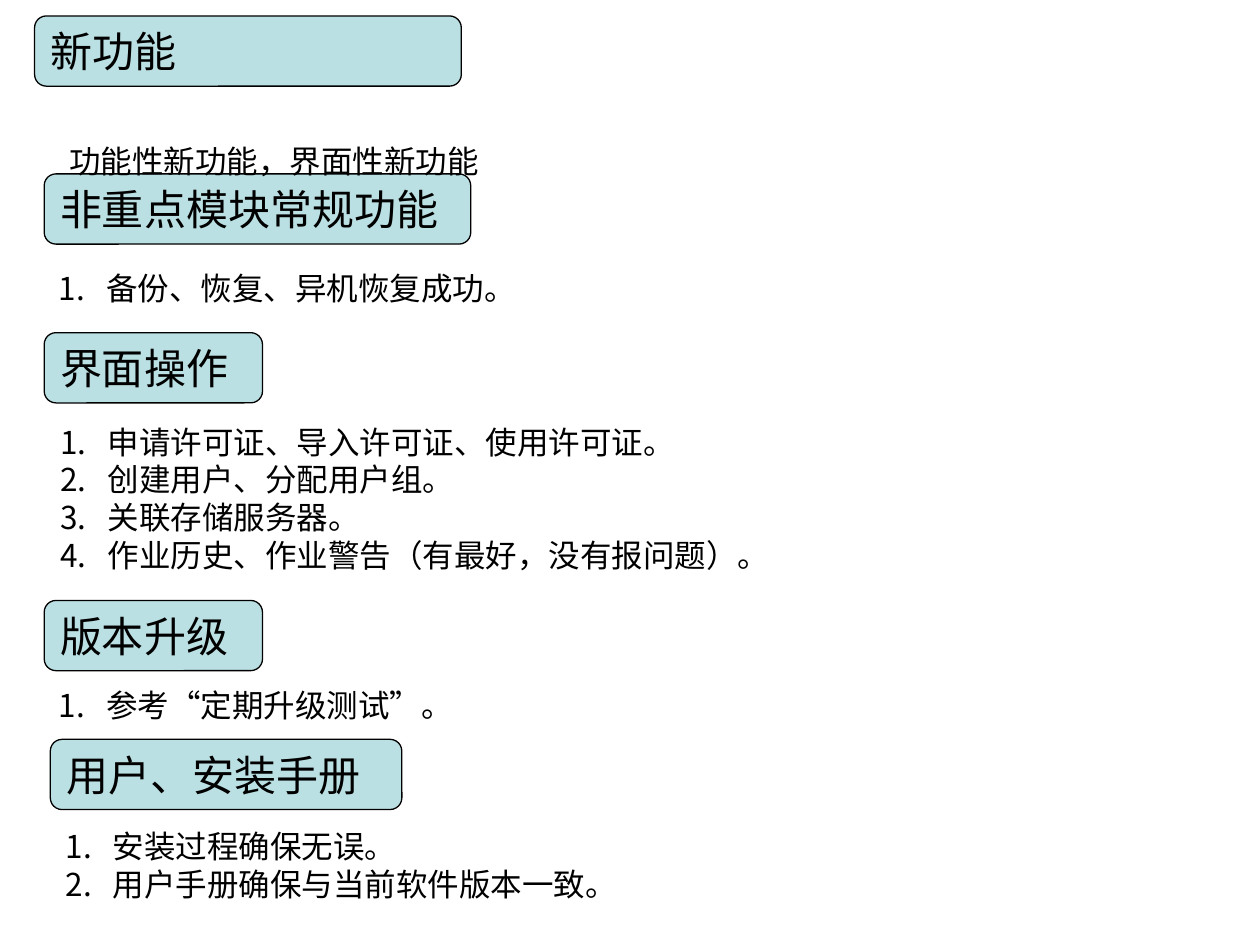
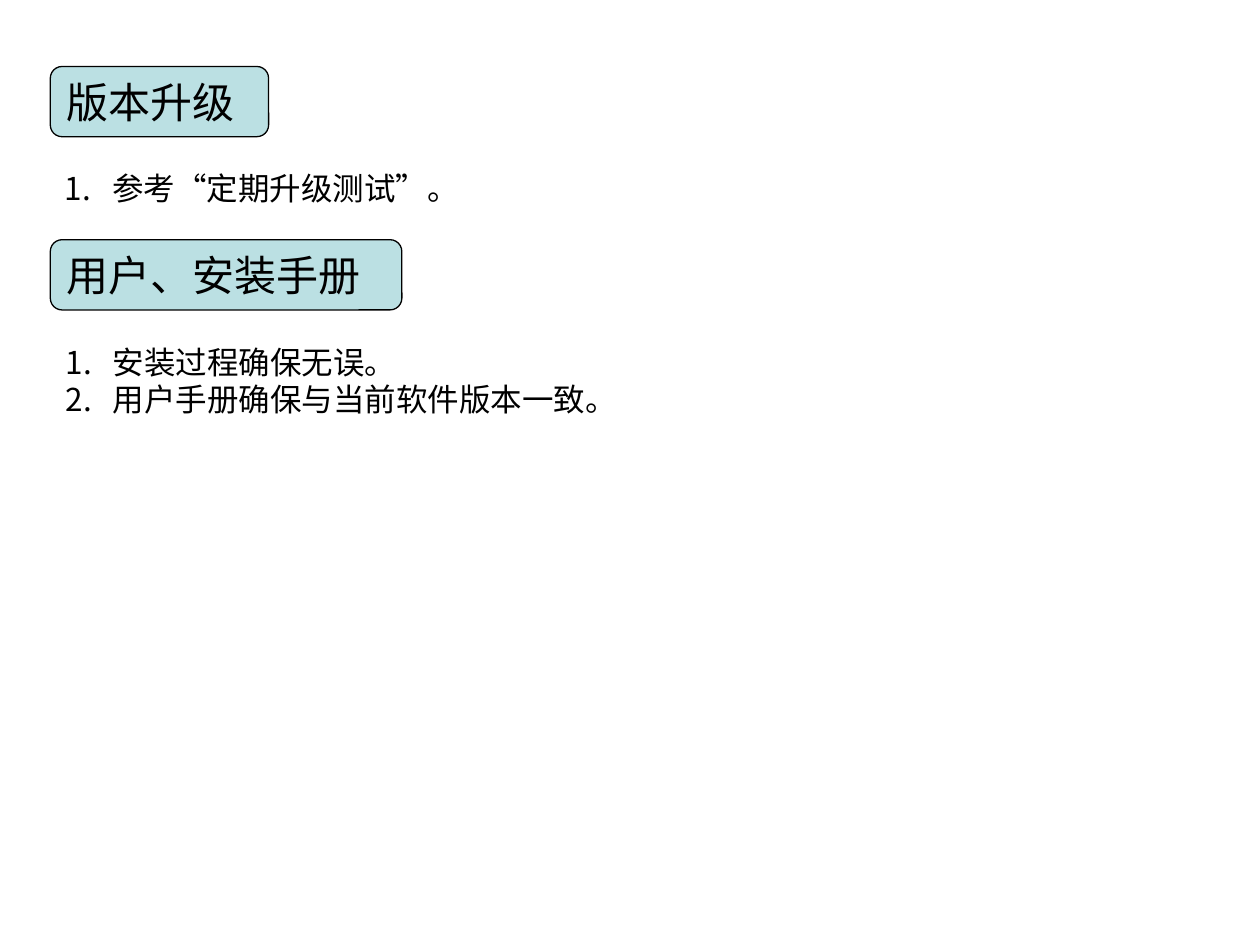
Before and after one commit to irene1990/Teamleader, a slide deck: slide 18 of PPT/Training/release process.ppt (slide 17 before the commit). Drawn at 1260x945 pixels with LibreOffice and Linux fonts; fonts in the diff are those of the drawing. Boxes give left, top, right and bottom in pixels: in the first picture for what was removed or moved away, otherwise in the second. Text is boxed around its words. In the diff, an @@ line names an element or a change of style, - is before the commit and + after.

Commit message:
add2
add2

```diff
--- a/PPT/Training/release process.ppt
+++ b/PPT/Training/release process.ppt
@@ rounded rectangle removed at [34, 16, 461, 87] @@
-新功能
@@ rounded rectangle "版本升级": place and size @@
-rounded rectangle "版本升级" at [44, 601, 262, 672]
+rounded rectangle "版本升级" at [50, 67, 268, 137]
@@ text removed at [69, 146, 479, 182] @@
-功能性新功能，界面性新功能
@@ rounded rectangle removed at [44, 174, 471, 244] @@
-非重点模块常规功能
@@ text "参考“定期升级测试”。": place and size @@
-text "参考“定期升级测试”。" at [106, 690, 453, 720]
+text "参考“定期升级测试”。" at [112, 173, 458, 203]
@@ rounded rectangle "用户、安装手册": place and size @@
-rounded rectangle "用户、安装手册" at [50, 740, 402, 810]
+rounded rectangle "用户、安装手册" at [50, 239, 402, 310]
@@ text removed at [106, 273, 516, 303] @@
-1. 备份、恢复、异机恢复成功。
@@ rounded rectangle removed at [44, 333, 262, 403] @@
-界面操作
@@ text "安装过程确保无误。": place and size @@
-text "安装过程确保无误。" at [113, 831, 617, 899]
+text "安装过程确保无误。" at [113, 347, 617, 414]
@@ text removed at [108, 427, 770, 570] @@
-1. 申请许可证、导入许可证、使用许可证。
-2. 创建用户、分配用户组。
-3. 关联存储服务器。
-4. 作业历史、作业警告（有最好，没有报问题）。
```
Also in this commit, not shown: 4 other slides changed, 1 slide added.
